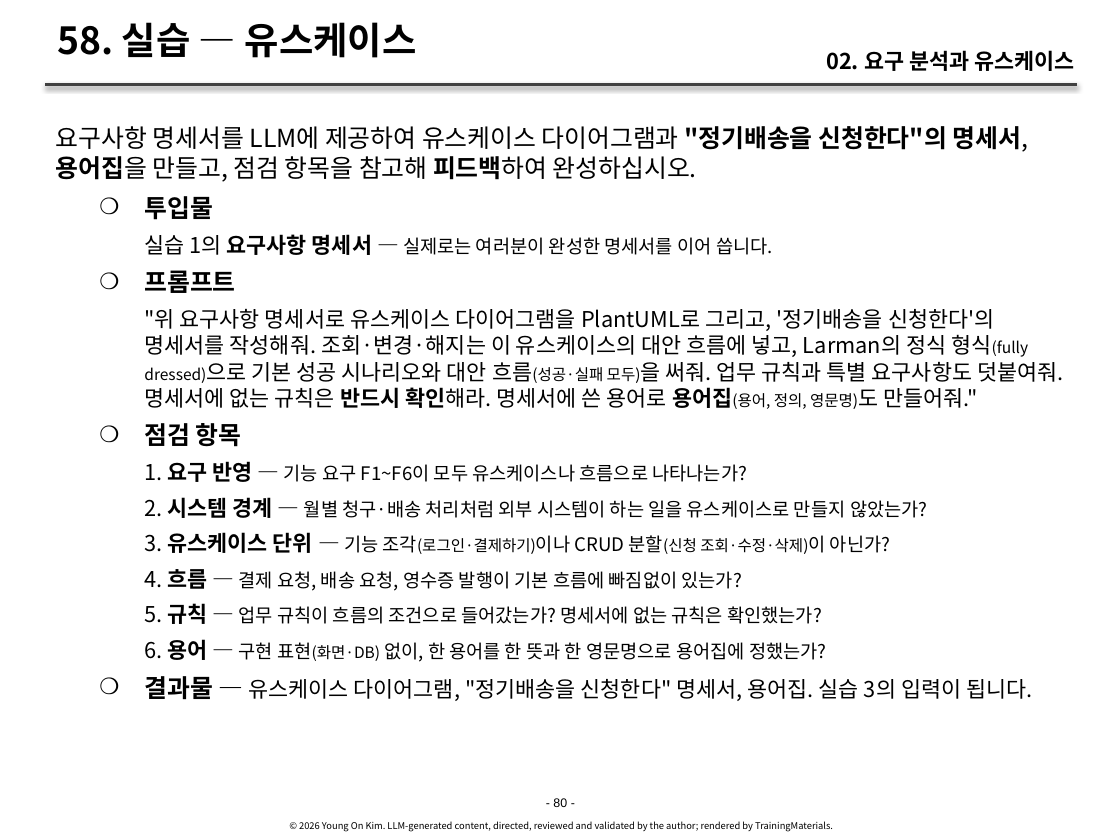
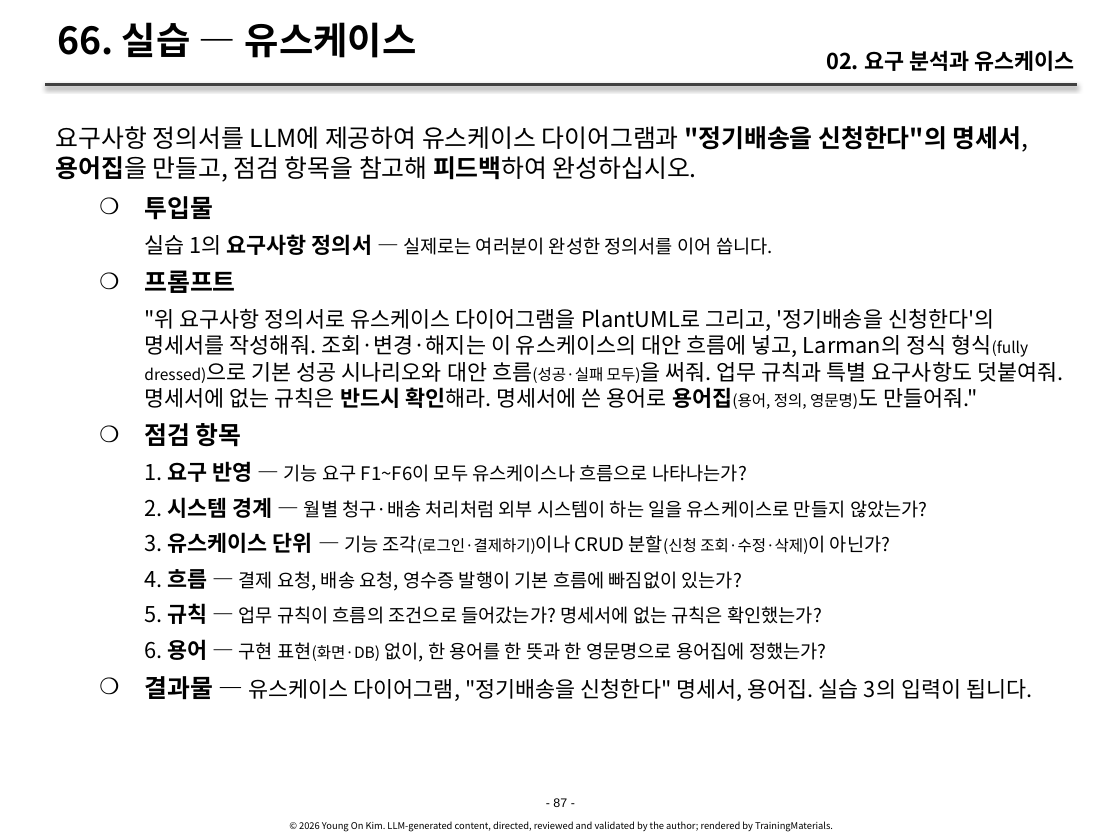
Before and after one commit to YoungSan77/TrainingMaterials, a slide deck: slide 87 of courses/ooad/sessions/s02.pptx (slide 80 before the commit). Drawn at 1120x840 pixels with LibreOffice and Linux fonts; fonts in the diff are those of the drawing. Boxes give left, top, right and bottom in pixels: in the first picture for what was removed or moved away, otherwise in the second. Text is boxed around its words. In the diff, an @@ line names an element or a change of style, - is before the commit and + after.

```diff
--- a/courses/ooad/sessions/s02.pptx
+++ b/courses/ooad/sessions/s02.pptx
@@ title at (57,22,417,58): text changed @@
-58. 실습 — 유스케이스
+66. 실습 — 유스케이스
@@ text at (56,126,1028,182): text changed @@
-요구사항 명세서를 LLM에 제공하여 유스케이스 다이어그램과 "정기배송을 신청한다"의 명세서, 용어집을 만들고, 점검 항목을 참고해 피드백하여 완성하십시오.
+요구사항 정의서를 LLM에 제공하여 유스케이스 다이어그램과 "정기배송을 신청한다"의 명세서, 용어집을 만들고, 점검 항목을 참고해 피드백하여 완성하십시오.
@@ text at (144,234,773,255): text changed @@
-      실습 1의 요구사항 명세서 — 실제로는 여러분이 완성한 명세서를 이어 씁니다.
+      실습 1의 요구사항 정의서 — 실제로는 여러분이 완성한 정의서를 이어 씁니다.
@@ text at (144,309,1063,409): text changed @@
-      "위 요구사항 명세서로 유스케이스 다이어그램을 PlantUML로 그리고, '정기배송을 신청한다'의 명세서를 작성해줘. 조회·변경·해지는 이 유스케이스의 대안 흐름에 넣고, Larman의 정식 형식(fully dressed)으로 기본 성공 시나리오와 대안 흐름(성공·실패 모두)을 써줘. 업무 규칙과 특별 요구사항도 덧붙여줘. 명세서에 없는 규칙은 반드시 확인해라. 명세서에 쓴 용어로 용어집(용어, 정의, 영문명)도 만들어줘."
+      "위 요구사항 정의서로 유스케이스 다이어그램을 PlantUML로 그리고, '정기배송을 신청한다'의 명세서를 작성해줘. 조회·변경·해지는 이 유스케이스의 대안 흐름에 넣고, Larman의 정식 형식(fully dressed)으로 기본 성공 시나리오와 대안 흐름(성공·실패 모두)을 써줘. 업무 규칙과 특별 요구사항도 덧붙여줘. 명세서에 없는 규칙은 반드시 확인해라. 명세서에 쓴 용어로 용어집(용어, 정의, 영문명)도 만들어줘."
@@ text at (553,798,567,807): text changed @@
-- 80 -
+- 87 -
```
Also in this commit, not shown: 24 other slides changed, 7 slides added, 46 other files.
